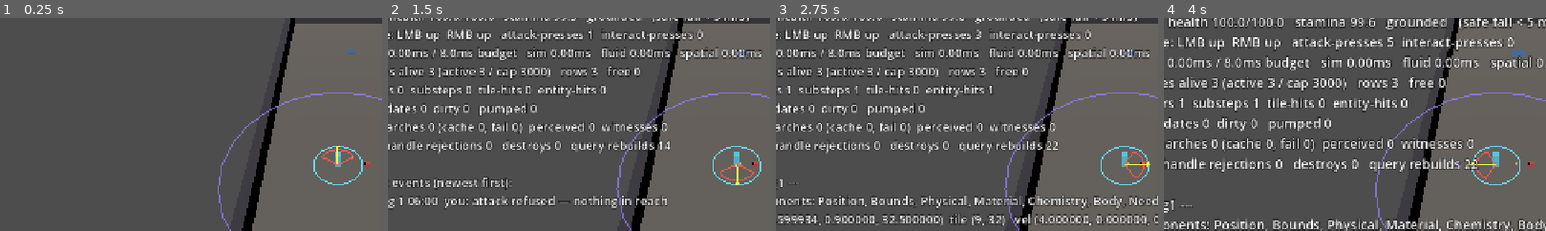
Above: before the commit, frames 1-4 (left to right).
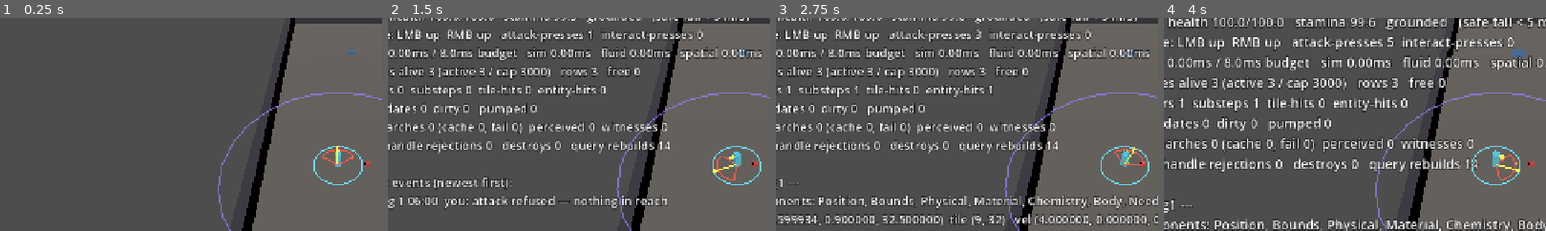
Above: after the commit, the same moments.

Repository: earchibald/ambition
Game: Godot game, scene res://viewer/Main.tscn
Same seed, same stepped clock (60 frames per second), same inputs: the game is played once before the commit and once after it.
Inputs (mouse positions are % of the whole screen's width and height, from its top left):
- Up to frame 1 (0.25 s): no input
- Up to frame 2 (1.5 s): tap Enter at 0.5 s; move the mouse to (72, 45) at 0.52 s; hold D (move_right) 0.53-1.25 s; click (72, 45) at 0.6 s; drag from (30, 55) to (45, 70) at 1.27 s
- Up to frame 3 (2.75 s): move the mouse to (60, 27) at 2.02 s; hold D (move_right) from 2.03 s (still down); tap Tab (inspect) at 2.1 s; click (60, 27) at 2.17 s
- Up to frame 4 (4 s): release D (move_right) at 2.75 s; tap Space at 2.75 s; drag from (45, 70) to (20, 34) at 2.77 s; move the mouse to (80, 65) at 3.52 s; hold A (move_left) from 3.53 s (still down); tap = (overlay_text_bigger) at 3.6 s; click (80, 65) at 3.67 s
The pictures show only the part of the screen within x 6-56%, y 16-66%; the shares and areas given below are measured in that part.

The runs differ from the first frame. In frame 1, less than 0.1% of the frame differs, in the area x 88-89%, y 61-63%; in frame 2, 0.3%; in frame 3, 0.3%; in frame 4, 0.4%, in the area x 78-94%, y 61-77%.

Commit message:
Fix the aim snap, and put heading on the player instead of only the floor
THE SNAP. Aim was derived by marching the terrain from the camera ray, and
whenever that march found nothing it fell back to a hard-coded +Z. The march
fails for every ray that reaches the horizon or outruns its 30 m budget, which
is most of the upper half of the screen — so sweeping the cursor past the
player made the aim jump to a fixed direction instead of continuing to rotate.

Replaced with `PickSystem.aim_direction`, which is continuous everywhere and
has no terrain dependency, no marching and no distance cap:

  * A descending ray meets the horizontal plane through the actor's feet
    analytically.
  * A level or rising ray has no intersection at all, so its horizontal HEADING
    is used instead — which is precisely the limit the intersection point
    approaches as the ray nears the horizon. The two cases therefore agree in
    the limit and there is no seam.

That second case is also exactly the behaviour asked for: past the horizon the
aim holds the direction the cursor implies rather than snapping back.

Vector3.ZERO is returned only for the one genuinely undefined case, a ray
pointing straight down onto the actor, and the caller holds its previous aim
rather than inventing one.

Regression tests sweep the cursor through 720 samples of a full circle and
assert no step exceeds 5 degrees, sample either side of the player's X axis
(the reported case), and check that the descending and level branches converge
at the horizon.

HEADING WAS ONLY EVER INFERRABLE. The facing gizmo drew a line on the floor,
but the character itself is a cube, which looks identical from all four sides —
so rotating it communicates nothing and the heading could only be deduced from
what you could hit. The player body now turns to face the aim vector and wears
a nose, sized to be legible at the camera's 11 m standoff. It is on the
character rather than the floor, so heading stays readable with gizmos off.

Facing is not yet an ECS component, since no sprint owns it, so the viewer
reads the input bridge directly. Both are viewer nodes, so no simulation state
crosses the boundary; when NPCs need facing this becomes a real component.

The nose is detached with remove_child before queue_free, because queue_free is
deferred and a merely-queued child stays attached and drawn for the rest of the
frame — long enough for a pooled visual to hand a player's nose to an item.

Verified: gdlint clean, 16 scripts / 171 tests / 171 passing, frames inspected.

Co-Authored-By: Claude Opus 5 <noreply@anthropic.com>
Claude-Session: https://claude.ai/code/session_01ABZxAY4TbKpt8SS9ENxdQ3

Diff:
--- a/ecs/systems/pick_system.gd
+++ b/ecs/systems/pick_system.gd
@@ -15,6 +15,14 @@
 ## Must match TerrainView.WALL_HEIGHT_M. Kept as a literal because `ecs/` may not depend on
 ## `viewer/` — the dependency only ever points the other way.
 const WALL_TOP_M: float = 2.4
+
+## Below this vertical component a ray is treated as level: it meets the ground plane either
+## never, or so far away that the intersection is numerically worthless.
+const HORIZON_EPSILON: float = 0.0001
+
+## Inside this radius the cursor is effectively on top of the actor, and the direction between
+## them is numerically meaningless.
+const MIN_AIM_RADIUS_M: float = 0.05
 
 var picks_attempted: int = 0
 var picks_hit_entity: int = 0
@@ -118,6 +126,42 @@
 	return ECSManager.handle_of(best_row)
 
 
+## The flat direction a camera ray implies, from `from`. Always defined, and CONTINUOUS across
+## every case — which is the entire point.
+##
+## The previous version marched the terrain and, whenever the march found nothing, fell back to a
+## hard-coded `+Z`. The march fails for every ray that reaches the horizon or outruns its 30 m
+## budget, which is most of the upper half of the screen, so sweeping the cursor past the player
+## made the aim SNAP to a fixed direction instead of continuing to rotate.
+##
+## Two cases, and they meet exactly:
+##   * A descending ray meets the horizontal plane through `from` analytically. No marching, no
+##     distance cap, no terrain dependency.
+##   * A level or rising ray has no intersection at all. Its horizontal HEADING is used instead,
+##     which is precisely the limit the intersection point approaches as the ray nears the
+##     horizon — so the two cases agree in the limit and there is no discontinuity anywhere.
+##
+## Returns `Vector3.ZERO` only when the answer is genuinely undefined: a ray straight down onto
+## the actor itself. Callers hold their previous aim rather than inventing one.
+static func aim_direction(from: Vector3, origin: Vector3, direction: Vector3) -> Vector3:
+	var heading := Vector3(direction.x, 0.0, direction.z)
+	if heading.length() < HORIZON_EPSILON:
+		# Straight down. There is no horizontal component to fall back on.
+		return Vector3.ZERO
+	heading = heading.normalized()
+
+	if direction.y < -HORIZON_EPSILON:
+		var distance: float = (from.y - origin.y) / direction.y
+		if distance > 0.0:
+			var point: Vector3 = origin + direction * distance
+			var flat := Vector3(point.x - from.x, 0.0, point.z - from.z)
+			# Under the cursor-on-top-of-the-actor radius the direction is numerically
+			# meaningless and would jitter wildly; the ray's heading is the stable answer.
+			if flat.length() > MIN_AIM_RADIUS_M:
+				return flat.normalized()
+	return heading
+
+
 ## Marches the camera ray until it meets terrain — the side of a solid tile, or the floor surface
 ## of an open one. Shared by the aim vector and the debug cursor readout so both agree.
 ##
--- a/tests/test_camera_and_motion.gd
+++ b/tests/test_camera_and_motion.gd
@@ -97,6 +97,106 @@
 	)
 
 
+## THE AIM SNAP. Sweeping the cursor past the player made the aim jump to a fixed direction,
+## because the old terrain march fell back to a hard-coded +Z whenever it found nothing — which
+## is most of the upper half of the screen, where rays reach the horizon or outrun the march.
+##
+## Swept through a full circle, the aim must rotate CONTINUOUSLY. A snap shows up as one large
+## angular step between neighbouring samples.
+func test_aim_never_snaps_while_the_cursor_sweeps_around_the_player() -> void:
+	var feet := Vector3(20.0, 0.0, 20.0)
+	# A fixed camera above and behind, matching CameraRig.FOLLOW_OFFSET.
+	var eye: Vector3 = feet + CameraRig.FOLLOW_OFFSET
+	var previous: Vector3 = Vector3.ZERO
+	var worst_step_deg: float = 0.0
+
+	var samples: int = 720
+	for i in samples:
+		var angle: float = TAU * float(i) / float(samples)
+		# A point on a wide circle around the player, converted into a ray from the camera.
+		var aim_at: Vector3 = feet + Vector3(cos(angle), 0.0, sin(angle)) * 12.0
+		var aim: Vector3 = PickSystem.aim_direction(feet, eye, (aim_at - eye).normalized())
+		assert_gt(aim.length(), 0.9, "the aim is always defined at sample %d" % i)
+		if previous != Vector3.ZERO:
+			worst_step_deg = maxf(worst_step_deg, rad_to_deg(previous.angle_to(aim)))
+		previous = aim
+	# 720 samples around a circle is 0.5 degrees each. Anything near 90 or 180 is a snap.
+	assert_lt(worst_step_deg, 5.0, "no discontinuity anywhere in the sweep")
+
+
+## Crossing the player's own X axis is the case that was reported. Sampled either side of it, the
+## aim must differ by a hair rather than flipping.
+func test_aim_is_continuous_across_the_players_x_axis() -> void:
+	var feet := Vector3(20.0, 0.0, 20.0)
+	var eye: Vector3 = feet + CameraRig.FOLLOW_OFFSET
+	var just_before: Vector3 = PickSystem.aim_direction(
+		feet, eye, ((feet + Vector3(12.0, 0.0, 0.05)) - eye).normalized()
+	)
+	var just_after: Vector3 = PickSystem.aim_direction(
+		feet, eye, ((feet + Vector3(12.0, 0.0, -0.05)) - eye).normalized()
+	)
+	assert_lt(
+		rad_to_deg(just_before.angle_to(just_after)),
+		2.0,
+		"the aim does not snap as the cursor crosses the player's X axis"
+	)
+
+
+## A ray at or above the horizon has NO ground intersection. Rather than snapping to a constant,
+## it must keep the direction the cursor implies — which is also the exact limit the intersection
+## approaches as the ray flattens, so the two cases meet without a seam.
+func test_a_level_ray_keeps_the_direction_the_cursor_implies() -> void:
+	var feet := Vector3.ZERO
+	var eye := Vector3(0.0, 11.0, 9.0)
+	var level: Vector3 = PickSystem.aim_direction(feet, eye, Vector3(-1.0, 0.0, 0.0).normalized())
+	assert_almost_eq(level.x, -1.0, 0.001, "a level ray aimed west still aims west")
+
+	# Approach the horizon from below; the answer must converge on the level-ray answer.
+	var nearly_level: Vector3 = PickSystem.aim_direction(
+		feet, eye, Vector3(-1.0, -0.0005, 0.0).normalized()
+	)
+	assert_lt(
+		rad_to_deg(level.angle_to(nearly_level)),
+		1.0,
+		"the descending and level cases agree in the limit — no seam at the horizon"
+	)
+
+
+## Straight down onto the actor is the one genuinely undefined case, and it must SAY so rather
+## than inventing a direction. The caller holds its previous aim.
+func test_a_vertical_ray_reports_that_it_is_undefined() -> void:
+	assert_eq(
+		PickSystem.aim_direction(Vector3.ZERO, Vector3(0.0, 10.0, 0.0), Vector3.DOWN),
+		Vector3.ZERO,
+		"a ray straight down has no horizontal answer to give"
+	)
+
+
+## A cube looks identical from all four sides, so rotating one communicates nothing. Heading was
+## real and enforced by the melee arc, and shown nowhere on the character — the only way to learn
+## which way you faced was to infer it from what you could hit.
+func test_the_player_visual_carries_a_heading_marker() -> void:
+	var view: ViewManager = ViewManager.new()
+	add_child_autofree(view)
+	view._on_entity_created(EH.make(0, 1), [&"Player"] as Array[StringName], Vector3.ZERO)
+	var body: Node3D = view._visuals[0]
+	assert_not_null(
+		body.get_node_or_null(ViewManager.NOSE_NAME), "the player body has a visible front"
+	)
+
+
+## Items and creatures must not keep a nose handed down from a pooled player visual.
+func test_a_pooled_visual_does_not_inherit_a_heading_marker() -> void:
+	var view: ViewManager = ViewManager.new()
+	add_child_autofree(view)
+	view._on_entity_created(EH.make(0, 1), [&"Player"] as Array[StringName], Vector3.ZERO)
+	var body: Node3D = view._visuals[0]
+	view._style(body, [&"Item"] as Array[StringName])
+	assert_null(
+		body.get_node_or_null(ViewManager.NOSE_NAME), "the nose is stripped when reused as an item"
+	)
+
+
 ## An entity must not fly in from the world origin on its first frame.
 func test_a_new_visual_does_not_interpolate_from_the_origin() -> void:
 	var view: ViewManager = ViewManager.new()
--- a/viewer/Main.tscn
+++ b/viewer/Main.tscn
@@ -16,6 +16,7 @@
 
 [node name="ViewManager" type="Node3D" parent="."]
 script = ExtResource("2_view")
+aim_source_path = NodePath("../PlayerInputBridge")
 
 [node name="CameraRig" type="Node3D" parent="."]
 script = ExtResource("3_cam")
--- a/viewer/player_input_bridge.gd
+++ b/viewer/player_input_bridge.gd
@@ -68,22 +68,28 @@
 ## The swing arc is +/-60 degrees around this vector. Taking it from the movement keys meant a
 ## standing player swung along a hard-coded +Z, so a rat standing due east sat 90 degrees outside
 ## the arc and clicking on it did nothing — with no message explaining why.
+## Aim comes from `PickSystem.aim_direction`, which is continuous everywhere. It replaced a
+## terrain march that fell back to a hard-coded `+Z` whenever the march found nothing — which is
+## most of the upper half of the screen, since those rays reach the horizon or outrun the march
+## budget. Sweeping the cursor past the player therefore made the aim SNAP to a fixed direction
+## instead of continuing to rotate.
 func _aim_direction(row: int, movement: Vector3) -> Vector3:
-	if _camera != null and World.active_chunk != null:
+	if _camera != null:
 		var mouse: Vector2 = _camera.get_viewport().get_mouse_position()
-		var hit: Dictionary = GameLoopManager.picking.ground_hit(
-			_camera.project_ray_origin(mouse),
-			_camera.project_ray_normal(mouse),
-			World.active_chunk
+		var feet: Vector3 = ECSManager.position_of(row)
+		var bounds: BoundsComponent = ECSManager.bounds.get(row)
+		if bounds != null:
+			feet.y -= bounds.half_extents.y
+		var aim: Vector3 = PickSystem.aim_direction(
+			feet, _camera.project_ray_origin(mouse), _camera.project_ray_normal(mouse)
 		)
-		if hit["hit"]:
-			var to_cursor: Vector3 = hit["point"] - ECSManager.position_of(row)
-			var flat := Vector3(to_cursor.x, 0.0, to_cursor.z)
-			if flat.length() > 0.05:
-				return flat.normalized()
+		if aim.length() > 0.01:
+			return aim
 	if movement.length() > 0.01:
 		return movement.normalized()
-	return Vector3(0.0, 0.0, 1.0)
+	# Genuinely undefined only when the cursor sits on the actor and nobody is moving. Holding the
+	# previous aim beats snapping to a constant.
+	return last_aim
 
 
 ## Targeting goes through the ECS PickSystem, never a Godot raycast.
--- a/viewer/view_manager.gd
+++ b/viewer/view_manager.gd
@@ -19,6 +19,12 @@
 ## Interpolating between the PREVIOUS and CURRENT physics positions instead is exact: it is the
 ## standard fix for 60 Hz simulation under an uncapped render rate, it has zero steady-state lag,
 ## and it has no tuning constant to get wrong.
+## Child node name for the heading marker, so pooled visuals can find and strip it.
+const NOSE_NAME: String = "HeadingNose"
+
+## Path to the PlayerInputBridge, read for the player's aim direction. Viewer-to-viewer only.
+@export var aim_source_path: NodePath
+
 var spawned: int = 0
 var despawned: int = 0
 var pooled: int = 0
@@ -26,12 +32,15 @@
 var _visuals: Dictionary = {}
 var _previous: Dictionary = {}
 var _current: Dictionary = {}
+var _aim_source: PlayerInputBridge = null
 var _pool: Array[Node3D] = []
 
 
 func _ready() -> void:
 	ECSEvents.entity_created.connect(_on_entity_created)
 	ECSEvents.entity_destroyed.connect(_on_entity_destroyed)
+	if not aim_source_path.is_empty():
+		_aim_source = get_node_or_null(aim_source_path)
 
 
 func _on_entity_created(entity: int, tags: Array, initial_pos: Vector3) -> void:
@@ -82,6 +91,28 @@
 		var from: Vector3 = _previous.get(row, _current.get(row, Vector3.ZERO))
 		var to: Vector3 = _current.get(row, from)
 		_visuals[row].global_position = from.lerp(to, fraction)
+	_face_player()
+
+
+## Turns the player's body to face the aim direction, and shows a nose so the turn is VISIBLE.
+##
+## A cube has no front. Until this existed the only way to know which way you were pointing was to
+## infer it from what you could hit — the heading was real, enforced by the melee arc, and shown
+## nowhere on the character.
+##
+## Facing is not yet an ECS component (no sprint owns it), so for Sprint 1 the viewer reads the
+## input bridge directly. Both are viewer nodes, so no simulation state crosses the boundary. When
+## NPCs need facing this becomes a real component and this function reads that instead.
+func _face_player() -> void:
+	if _aim_source == null:
+		return
+	var row: int = EH.index_of(ECSManager.player_handle())
+	if not _visuals.has(row):
+		return
+	var aim: Vector3 = _aim_source.last_aim
+	if aim.length() < 0.01:
+		return
+	_visuals[row].global_rotation = Vector3(0.0, atan2(aim.x, aim.z), 0.0)
 
 
 ## The position a visual is DRAWN at this frame. The camera reads this rather than raw ECS truth,
@@ -122,6 +153,7 @@
 	# occupant's mesh would repaint every entity that ever shared it.
 	var box := BoxMesh.new()
 	var colour: Color
+	var wears_a_nose: bool = false
 	if tags.has(&"Item"):
 		box.size = Vector3(0.2, 0.2, 0.2)
 		colour = Color(0.95, 0.72, 0.25)
@@ -131,10 +163,42 @@
 	else:
 		box.size = Vector3(0.6, 1.8, 0.6)
 		colour = Color(0.35, 0.85, 0.95)
+		wears_a_nose = true
 	var material := StandardMaterial3D.new()
 	material.albedo_color = colour
 	box.material = material
 	mesh_node.mesh = box
+	_fit_nose(mesh_node, wears_a_nose)
+
+
+## A cube looks identical from all four sides, so rotating one communicates nothing. The nose is
+## the asymmetry that makes the rotation readable at a glance.
+func _fit_nose(node: MeshInstance3D, wanted: bool) -> void:
+	var existing: Node = node.get_node_or_null(NOSE_NAME)
+	if not wanted:
+		# Pooled nodes are reused across entity kinds; a leftover nose would mark the wrong thing.
+		# Detached FIRST: `queue_free` is deferred, so the child is still attached and still drawn
+		# for the remainder of this frame if it is only queued.
+		if existing != null:
+			node.remove_child(existing)
+			existing.queue_free()
+		return
+	if existing != null:
+		return
+	# Sized to be legible at the camera's 11 m standoff, where the whole body is only ~40 px tall.
+	var wedge := BoxMesh.new()
+	wedge.size = Vector3(0.26, 0.26, 0.6)
+	var material := StandardMaterial3D.new()
+	material.albedo_color = Color(1.0, 0.95, 0.35)
+	material.shading_mode = BaseMaterial3D.SHADING_MODE_UNSHADED
+	wedge.material = material
+
+	var nose := MeshInstance3D.new()
+	nose.name = NOSE_NAME
+	nose.mesh = wedge
+	# Forward is +Z, matching the aim convention used by the melee arc.
+	nose.position = Vector3(0.0, 0.55, 0.5)
+	node.add_child(nose)
 
 
 func counters() -> Dictionary:
Not shown, changed: RUNNING.md
